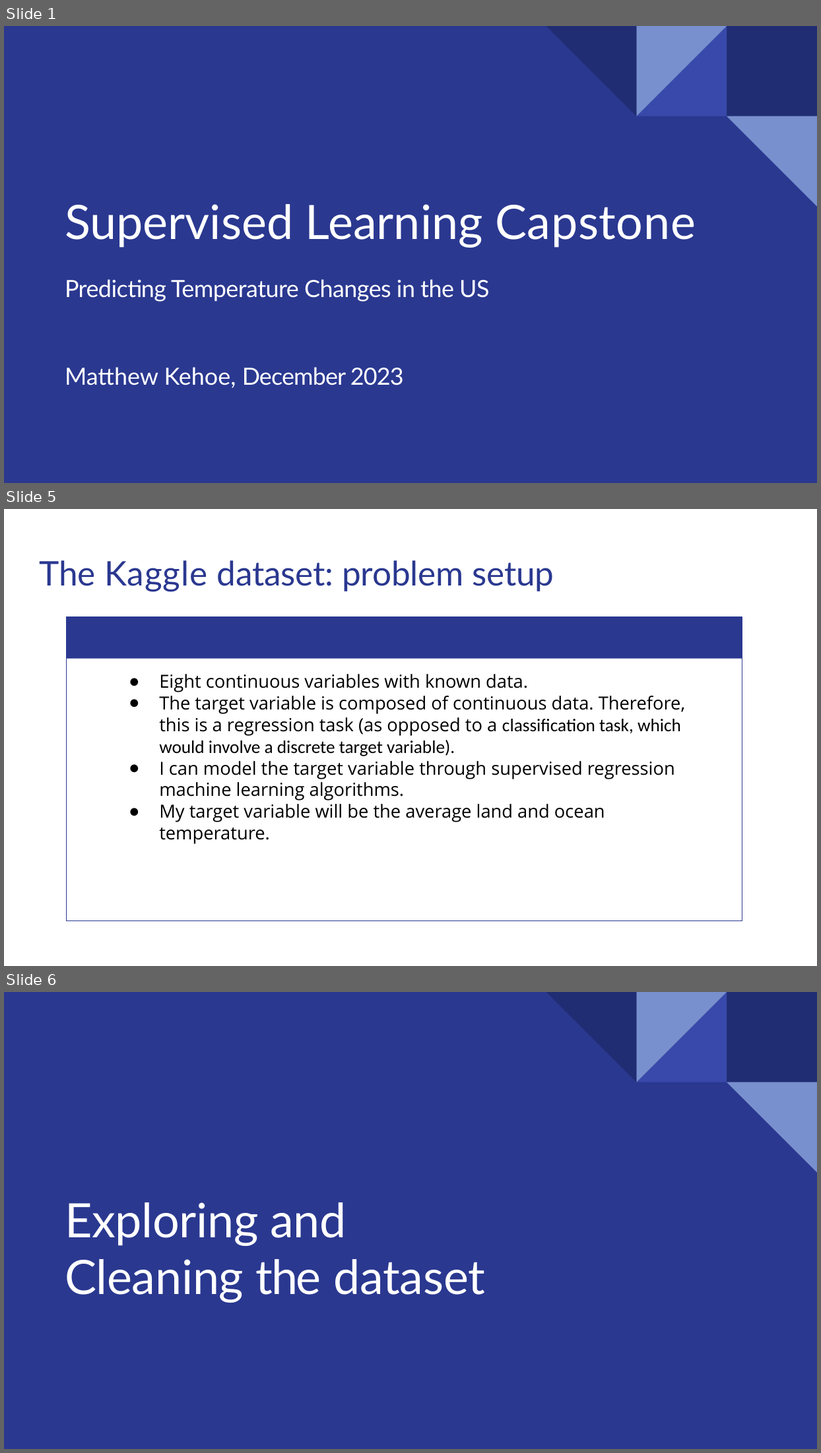
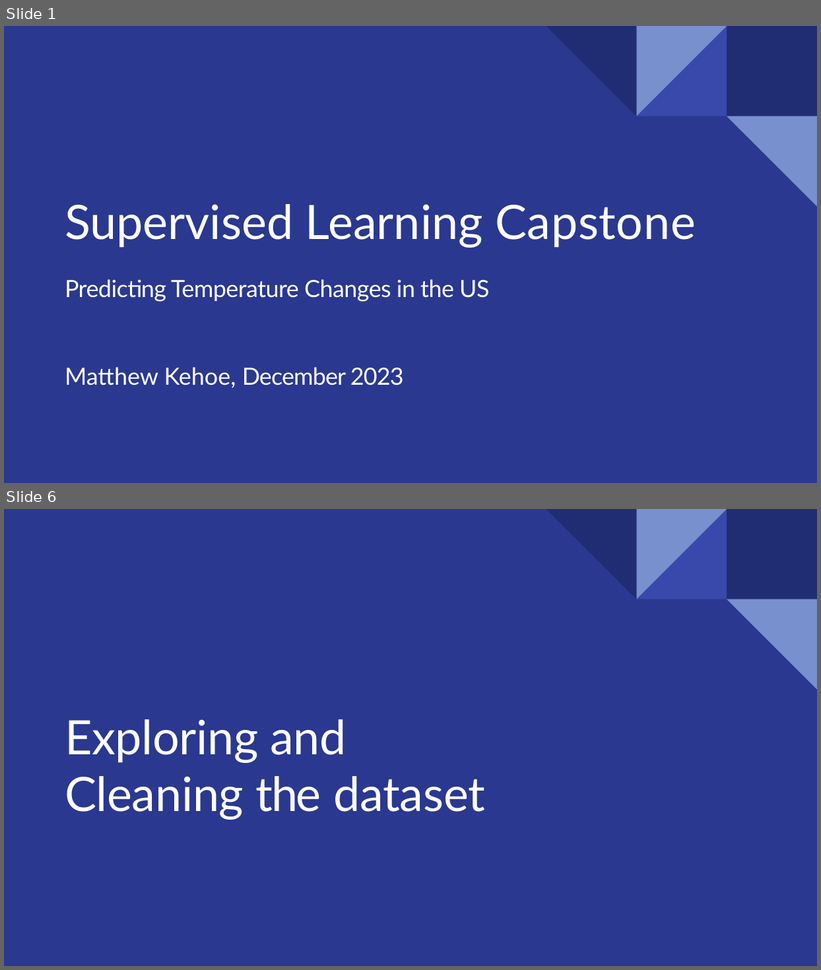
Before and after one commit to matthewshawnkehoe/Data-Science-Projects, a slide deck: Capstone Projects/Capstone_Two_Supervised_ML/Predicting_Temperature_Change.pptx. Shown one above the other, each under a label of ours: slides 1, 5 and 6 before the commit, slides 1 and 6 after it; the slides between them are not shown. The pictures are 821x1453 and 821x970 pixels, drawn with LibreOffice and Linux fonts; fonts in the diff are those of the drawing. Boxes give left, top, right and bottom in pixels: in the first picture for what was removed or moved away, otherwise in the second. Text is boxed around its words. In the diff, an @@ line names an element or a change of style, - is before the commit and + after.

```diff
--- a/Capstone Projects/Capstone_Two_Supervised_ML/Predicting_Temperature_Change.pptx
+++ b/Capstone Projects/Capstone_Two_Supervised_ML/Predicting_Temperature_Change.pptx
@@ slide 5 removed at <box>4,509,817,966</box>, background #FFFFFF @@
@@ title removed at <box>40,560,554,591</box> @@
-The Kaggle dataset: problem setup
@@ freeform shape removed at <box>66,617,743,659</box> @@
@@ freeform shape removed at <box>66,617,743,921</box> @@
@@ text removed at <box>159,674,685,844</box> @@
-● Eight continuous variables with known data.
-● The target variable is composed of continuous data. Therefore, this is a regression task (as opposed to a classification task, which would involve a discrete target variable).
-● I can model the target variable through supervised regression machine learning algorithms.
-● My target variable will be the average land and ocean temperature.
```
Also in this commit, not shown: 4 slides changed, 3 slides added.
